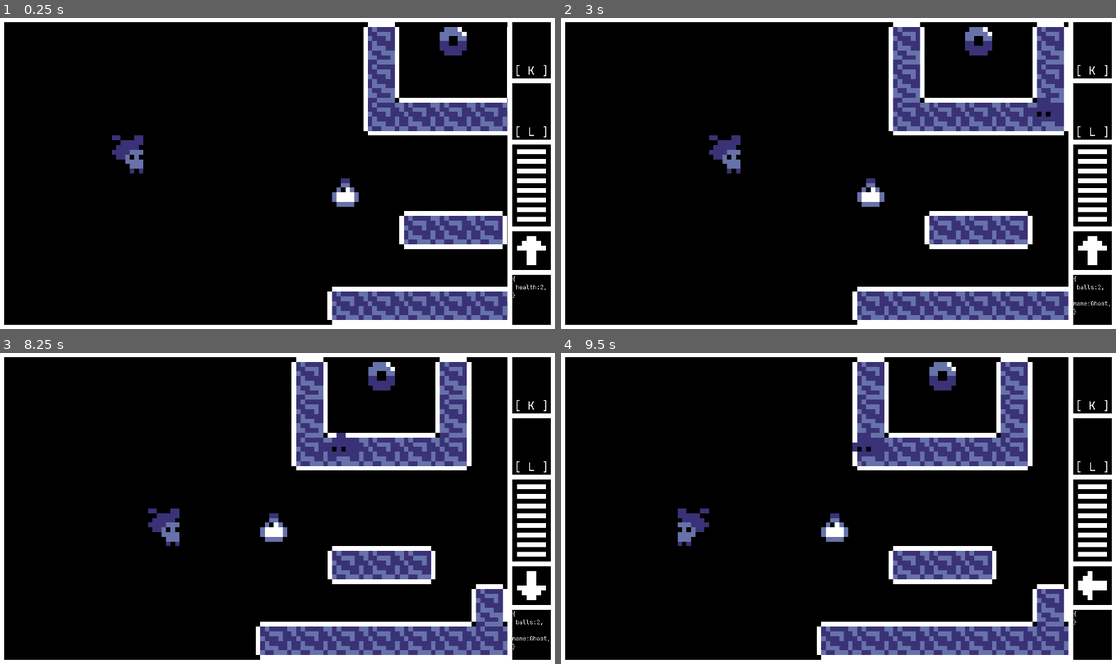
Above: before the commit, frames 1-4 (two rows, left to right).
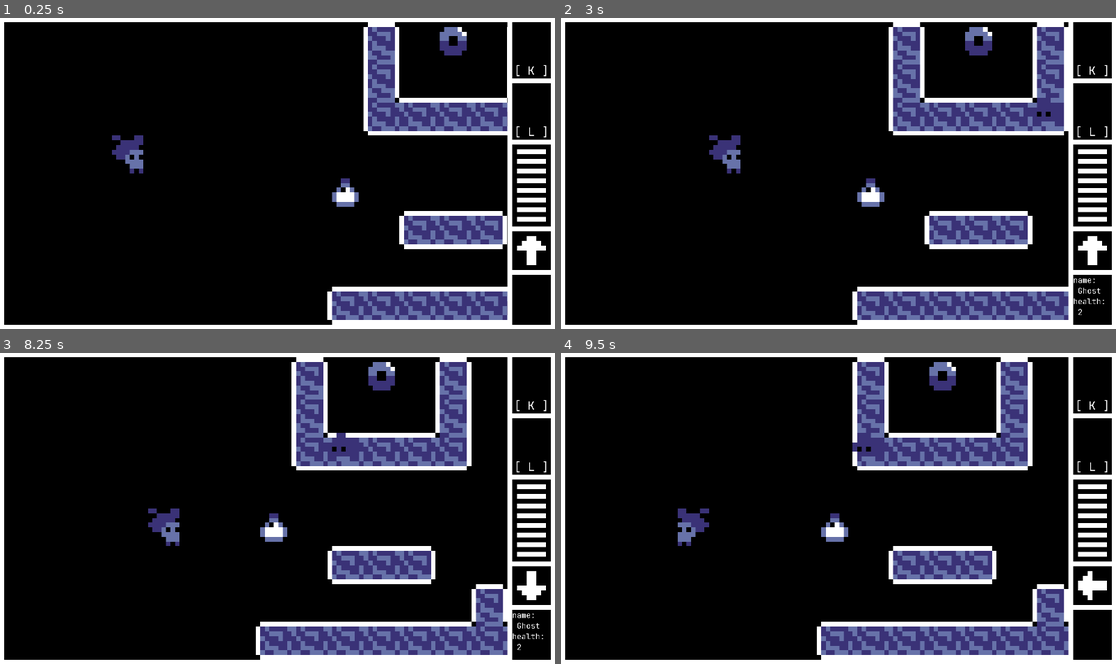
Above: after the commit, the same moments.

Repository: Shuflduf/Daydream-Game
Game: Godot game, scene res://interface.tscn
Same seed, same stepped clock (60 frames per second), same inputs: the game is played once before the commit and once after it.
Inputs (mouse positions are in pixels of both pictures, inside the frame that each line leads up to):
- Up to frame 1 (0.25 s): no input
- Up to frame 2 (3 s): tap Enter at 0.5, 2 s; move the mouse to (688, 39) at 0.52 s; hold D (right) 0.53-1.28 s; hold K (item_one) 0.53-1.28 s; tap Space at 1.25, 2.75 s; move the mouse to (727, 189) at 1.27 s; hold S (down) 1.28-2.03 s; tap L (item_two) at 1.35, 2.85 s; move the mouse to (894, 105) at 2.02 s; hold D (right) 2.03-2.78 s; hold K (item_one) 2.03-2.78 s; move the mouse to (1049, 114) at 2.77 s; hold W (up) from 2.78 s (still down)
- Up to frame 3 (8.25 s): tap Enter at 3.5 s; move the mouse to (444, 555) at 3.52 s; release W (up) at 3.53 s; hold K (item_one) 3.53-4.28 s; hold A (left) 3.53-5.03 s; tap Space at 4.25 s; move the mouse to (111, 461) at 4.27 s; tap L (item_two) at 4.35, 5.85, 7.35 s; move the mouse to (305, 508) at 5.02 s; hold S (down) 5.03-5.78 s; hold K (item_one) 5.03-5.78 s; move the mouse to (194, 430) at 5.77 s; hold D (right) 5.78-6.53 s; move the mouse to (399, 492) at 6.52 s; hold W (up) 6.53-7.28 s; hold K (item_one) 6.53-7.28 s; move the mouse to (166, 524) at 7.27 s; hold D (right) 7.28-8.03 s; move the mouse to (333, 440) at 8.02 s; hold S (down) from 8.03 s (still down); hold K (item_one) from 8.03 s (still down)
- Up to frame 4 (9.5 s): move the mouse to (810, 570) at 8.77 s; release S (down) at 8.78 s; release K (item_one) at 8.78 s; hold A (left) from 8.78 s (still down); tap L (item_two) at 8.85 s

The runs differ from the first frame. In frame 1, less than 0.1% of the frame differs, in the area x 92-99%, y 83-90%; in frame 2, 0.2%, in the area x 92-99%, y 83-96%; in frame 3, 0.2%; in frame 4, less than 0.1%.

Commit message:
better tooltip

Diff:
--- a/ghost_enemy.gd
+++ b/ghost_enemy.gd
@@ -9,6 +9,7 @@
 
 func _ready() -> void:
 	tooltip.data["name"] = "Ghost"
+	tooltip.data["health"] = str(health.current)
 
 func cycle():
 	if not enabled:
@@ -42,6 +43,7 @@
 
 func _on_health_die() -> void:
 	queue_free()
+	tooltip.remove()
 
 
 func _on_screen_entered() -> void:
@@ -49,4 +51,5 @@
 
 
 func _on_health_changed(new_health: int) -> void:
-	tooltip.data["health"] = new_health
+	tooltip.data["health"] = str(new_health)
+	tooltip.update()
--- a/interface.tscn
+++ b/interface.tscn
@@ -185,8 +185,4 @@
 layout_mode = 2
 size_flags_vertical = 3
 theme_override_fonts/normal_font = ExtResource("4_0noqu")
-theme_override_font_sizes/normal_font_size = 12
 bbcode_enabled = true
-text = "{
- health:2,
-}"
--- a/player_ui.gd
+++ b/player_ui.gd
@@ -15,14 +15,14 @@
 	target_tex.texture.region.position = atlas_pos
 
 func set_tooltip(data: Dictionary[String, String]):
-	%TooltipLabel.text = "{\n"
+	%TooltipLabel.text = ""
 	for entry in data:
-		%TooltipLabel.text += " "
+		#%TooltipLabel.text += " "
 		%TooltipLabel.text += entry
-		%TooltipLabel.text += ":"
+		%TooltipLabel.text += ":\n "
 		%TooltipLabel.text += data[entry]
-		%TooltipLabel.text += ",\n"
-	%TooltipLabel.text += "}"
+		%TooltipLabel.text += "\n"
+	#%TooltipLabel.text += "}"
 
 
 func _on_area_2d_mouse_entered() -> void:
--- a/tooltip.gd
+++ b/tooltip.gd
@@ -2,11 +2,17 @@
 
 @onready var ui: Control = get_tree().get_first_node_in_group(&"UI")
 
-var data: Dictionary[String, String] = {"balls": "2"}
+var data: Dictionary[String, String] = {}
+
+func update():
+	ui.set_tooltip(data)
+
+func remove():
+	ui.set_tooltip({} as Dictionary[String, String])
 
 func _on_mouse_entered() -> void:
-	ui.set_tooltip(data)
+	update()
 
 
 func _on_mouse_exited() -> void:
-	ui.set_tooltip({} as Dictionary[String, String])
+	remove()
